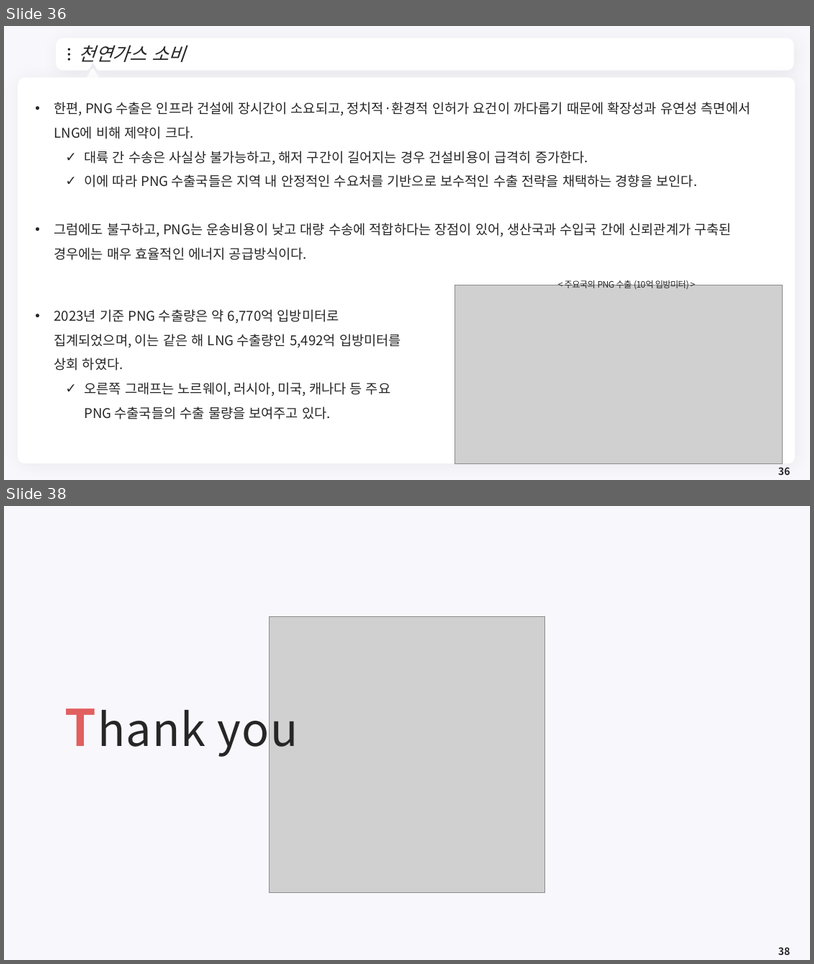
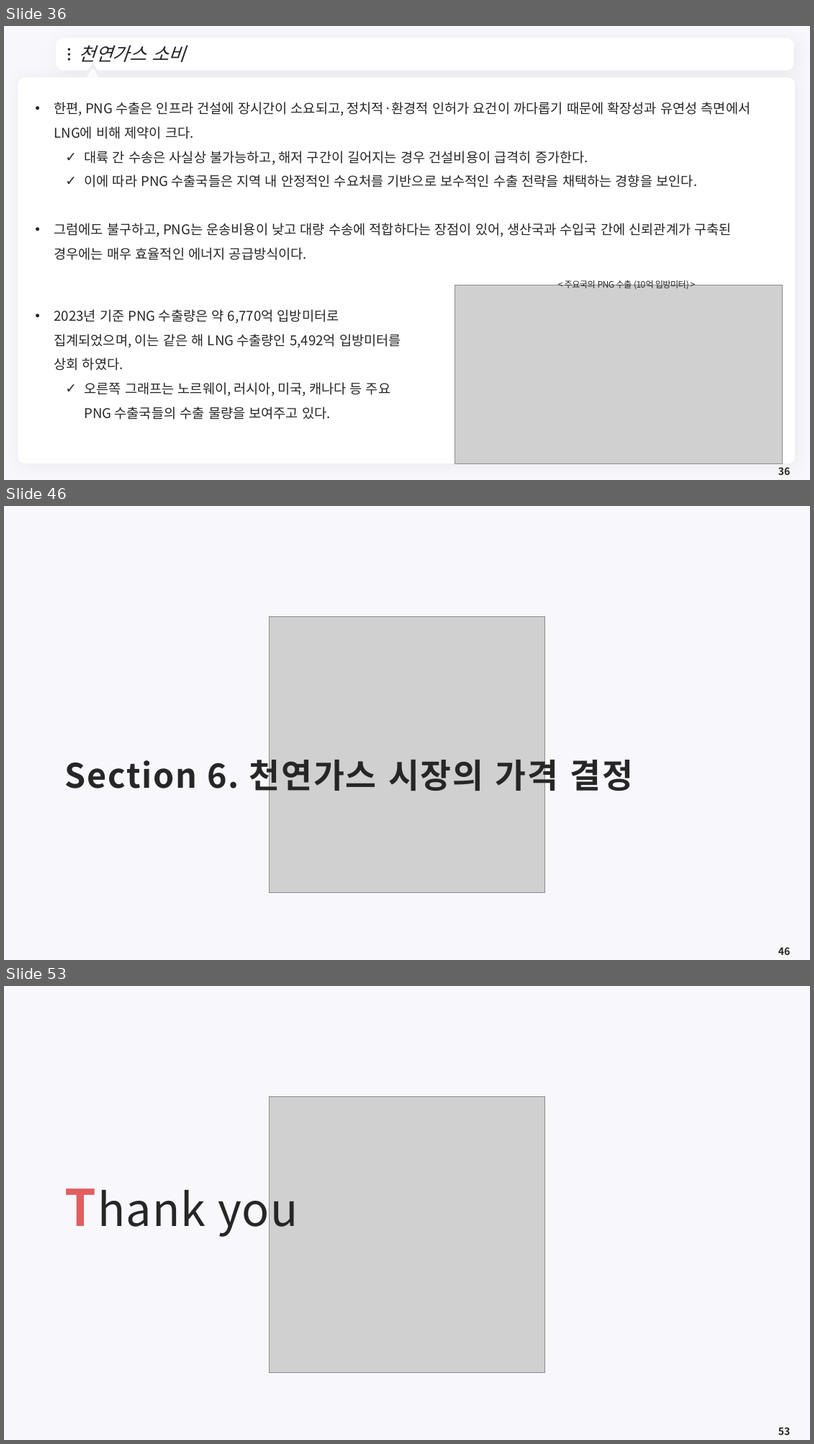
Before and after one commit to meandthey/Teaching, a slide deck: 에너지경제학/자원에너지경제학_Chapter_3 (가스).pptx. Shown one above the other, each under a label of ours: slides 36 and 38 before the commit, slides 36, 46 and 53 after it; the slides between them are not shown. The pictures are 814x964 and 814x1444 pixels, drawn with LibreOffice and Linux fonts; fonts in the diff are those of the drawing; grey boxes stand for pictures; background and template pictures are left out. Boxes give left, top, right and bottom in pixels: in the first picture for what was removed or moved away, otherwise in the second. Text is boxed around its words. In the diff, an @@ line names an element or a change of style, - is before the commit and + after.

```diff
--- a/에너지경제학/자원에너지경제학_Chapter_3 (가스).pptx
+++ b/에너지경제학/자원에너지경제학_Chapter_3 (가스).pptx
@@ slide 46 added at (4,506,810,960), background #F8F7FC @@
@@ picture added at (270,617,545,893) @@
@@ title added at (65,753,634,796), 40 pt, text #262626, bold @@
+Section 6. 천연가스 시장의 가격 결정
@@ page number added at (779,947,790,955), 12 pt, text #262626, bold @@
+46
@@ what was slide 38 is now slide 53 @@
@@ page number at (779,1427,790,1435): text changed @@
-38
+53
```
Also in this commit, not shown: 1 slide changed, 14 other slides added, 2 other files.
